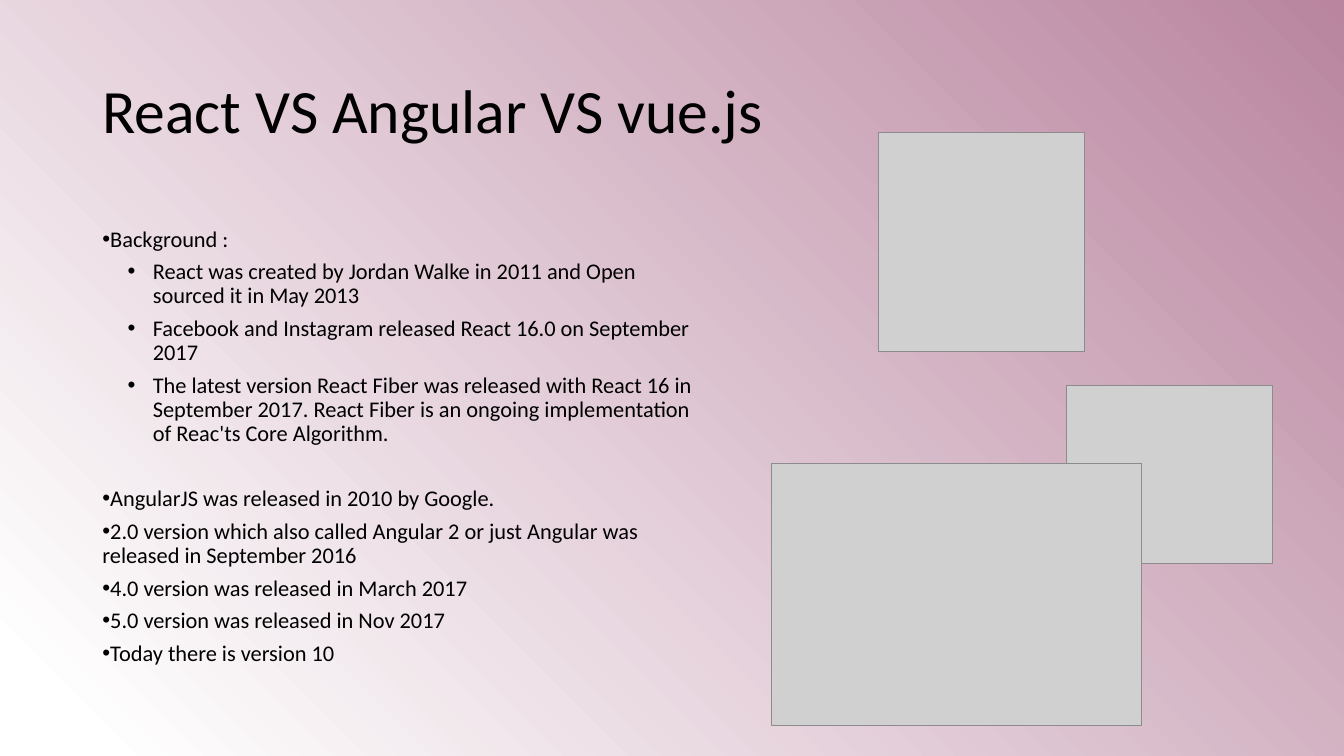
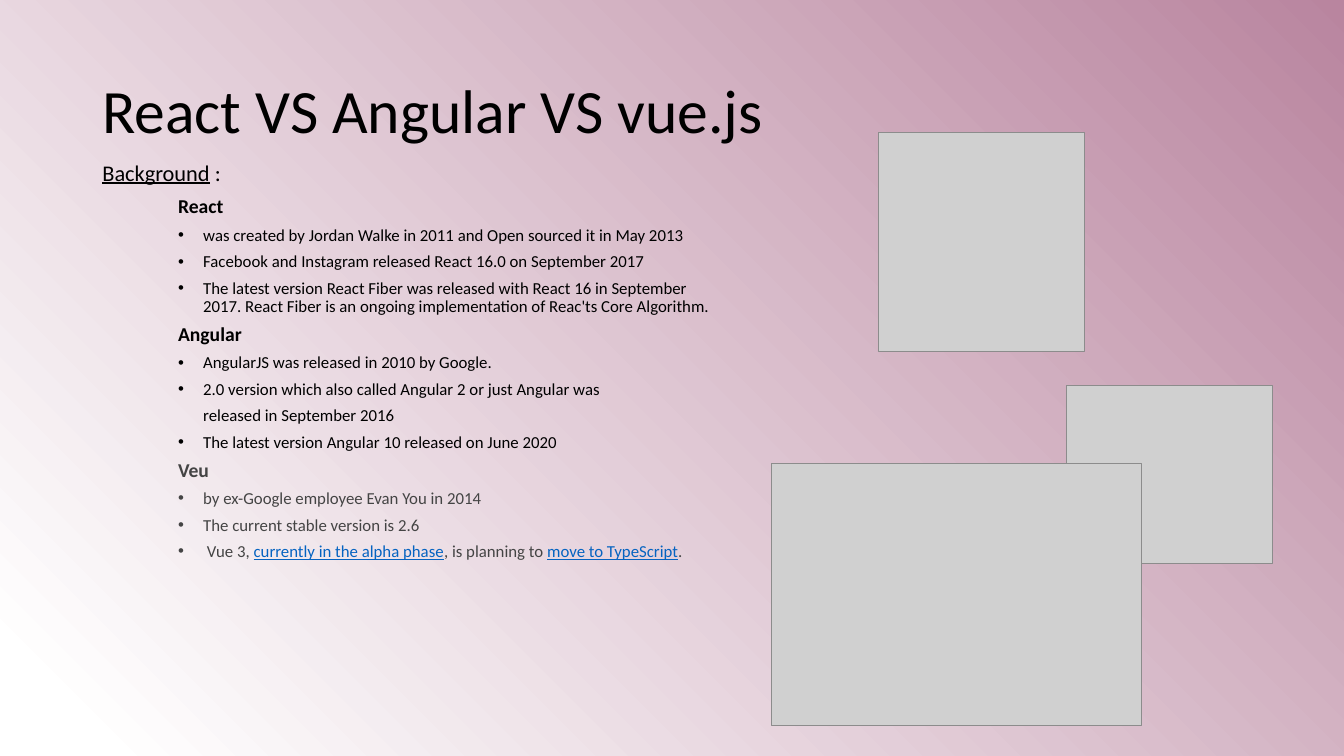
Before and after one commit to nizanf/Flower, a slide deck: slide 2 of src/assets/img/Presentation1 - comparison.pptx. Drawn at 1344x756 pixels with LibreOffice and Linux fonts; fonts in the diff are those of the drawing; grey boxes stand for pictures; background and template pictures are left out. Boxes give left, top, right and bottom in pixels: in the first picture for what was removed or moved away, otherwise in the second. Text is boxed around its words. In the diff, an @@ line names an element or a change of style, - is before the commit and + after.

Commit message:
update pp

```diff
--- a/src/assets/img/Presentation1 - comparison.pptx
+++ b/src/assets/img/Presentation1 - comparison.pptx
@@ text "Background :" moved from (x1=102, y1=231, x2=692, y2=665) to (x1=102, y1=165, x2=709, y2=560) @@
@@ text at (x1=102, y1=165, x2=709, y2=371): underline on in "Background"; size 16 to 12 pt in "Facebook and Instagram released React 16.0 on ...", "The latest version React Fiber was released ...", "AngularJS was released in 2010 by Google."; bullet • to none; list level 2 to 3 in "Facebook and Instagram released React ..."; list level 2 to 3 in "The latest version React Fiber ..."; list level 1 to 3 in "AngularJS was released in 2010 ..." @@
@@ text at (x1=178, y1=200, x2=683, y2=244): text changed; size 16 to 12 pt @@
-  • React was created by Jordan Walke in 2011 and Open sourced it in May 2013
+    React
+    • was created by Jordan Walke in 2011 and Open sourced it in May 2013
@@ text at (x1=178, y1=327, x2=242, y2=345): paragraph added @@
+    Angular
@@ text at (x1=178, y1=383, x2=682, y2=560): text changed; size 16 to 12 pt @@
-• 2.0 version which also called Angular 2 or just Angular was released in September 2016
-• 4.0 version was released in March 2017
-• 5.0 version was released in Nov 2017
-• Today there is version 10
+    • 2.0 version which also called Angular 2 or just Angular was
+    released in September 2016
+    • The latest version Angular 10 released on June 2020
+    Veu
+    • by ex-Google employee Evan You in 2014
+    • The current stable version is 2.6
+    • Vue 3, currently in the alpha phase, is planning to move to TypeScript.
```
Also in this commit, not shown: 7 other slides changed, 2 slides added.
